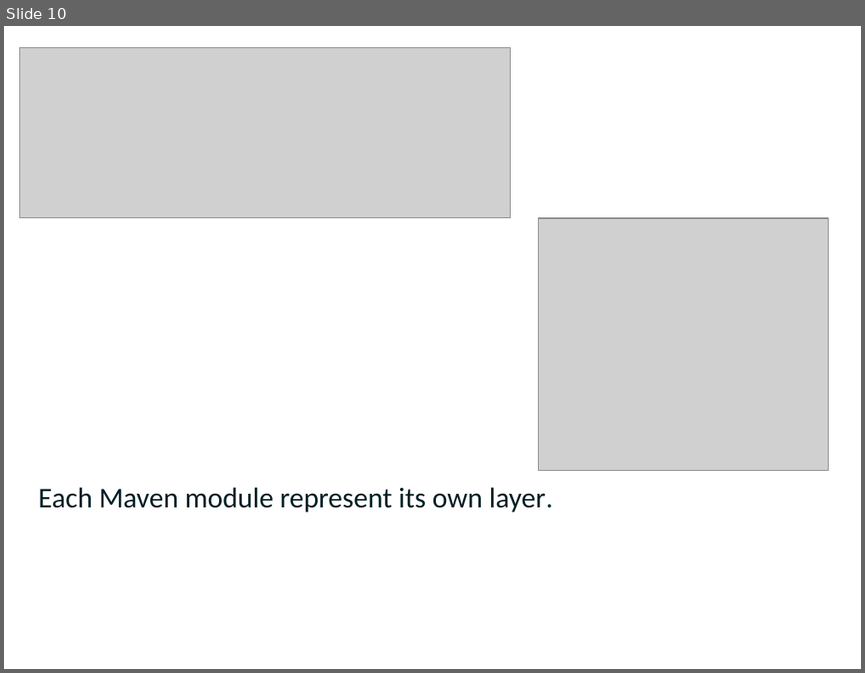
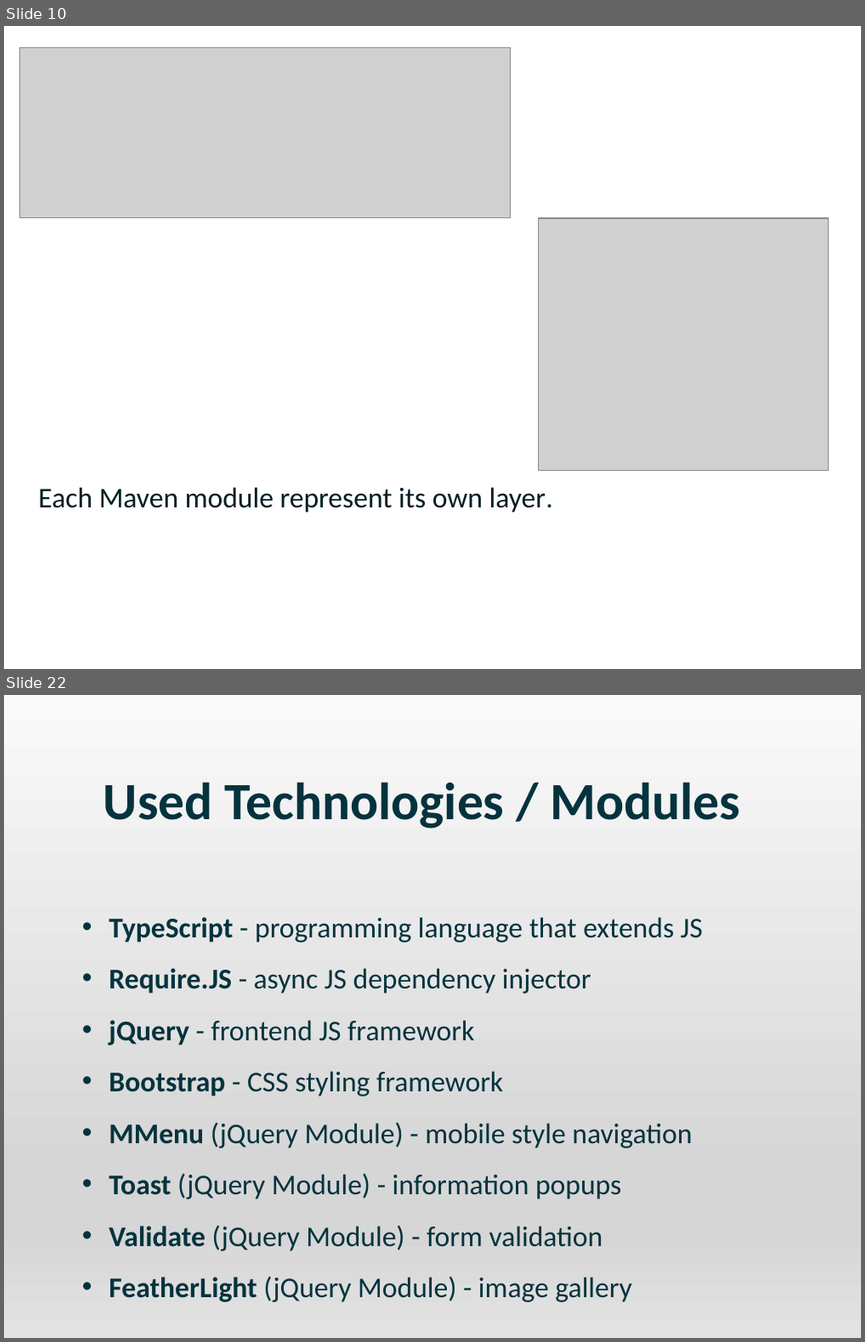
Before and after one commit to DmitriyLy/travel_portal, a slide deck: docs/Travel Portal.pptx. Shown one above the other, each under a label of ours: slide 10 before the commit, slides 10 and 22 after it; the slides between them are not shown. The pictures are 865x673 and 865x1342 pixels, drawn with LibreOffice and Linux fonts; fonts in the diff are those of the drawing; grey boxes stand for pictures. Boxes give left, top, right and bottom in pixels: in the first picture for what was removed or moved away, otherwise in the second. Text is boxed around its words. In the diff, an @@ line names an element or a change of style, - is before the commit and + after.

```diff
--- a/docs/Travel Portal.pptx
+++ b/docs/Travel Portal.pptx
@@ slide 22 added at (4, 695, 861, 1338), background #FFFFFF @@
@@ rectangle added at (4, 695, 861, 1338), fill gradient #FAFAFA to #D6D6D6 to #E3E3E3 @@
@@ text added at (103, 782, 741, 828), 44 pt, text #04333E, bold @@
+Used Technologies / Modules
@@ text added at (109, 917, 703, 1302), 24 pt, text #04333E @@
+• TypeScript - programming language that extends JS
+• Require.JS - async JS dependency injector
+• jQuery - frontend JS framework
+• Bootstrap - CSS styling framework
+• MMenu (jQuery Module) - mobile style navigation
+• Toast (jQuery Module) - information popups
+• Validate (jQuery Module) - form validation
+• FeatherLight (jQuery Module) - image gallery
```
Also in this commit, not shown: 8 slides changed, 16 other slides added, 15 slides removed.
